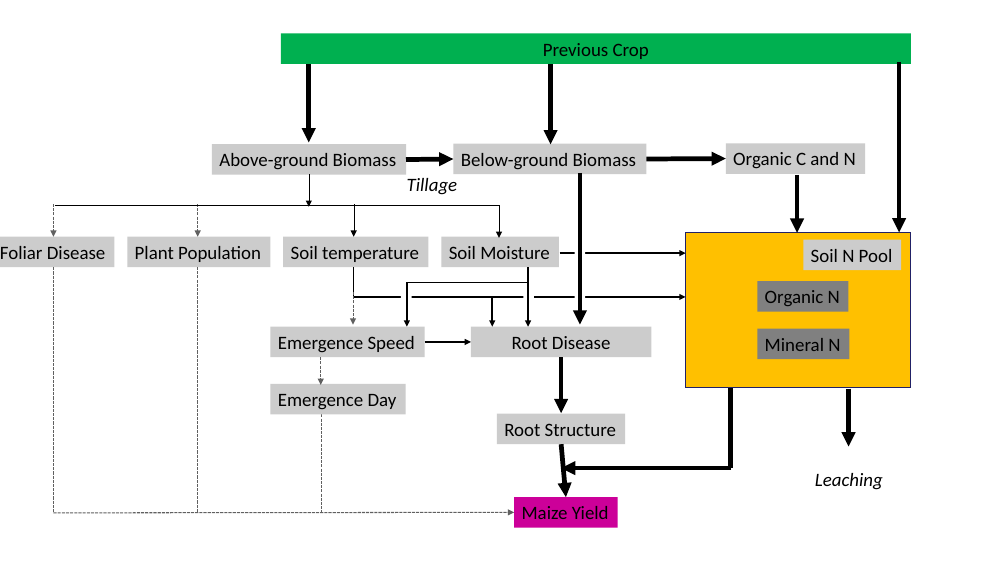
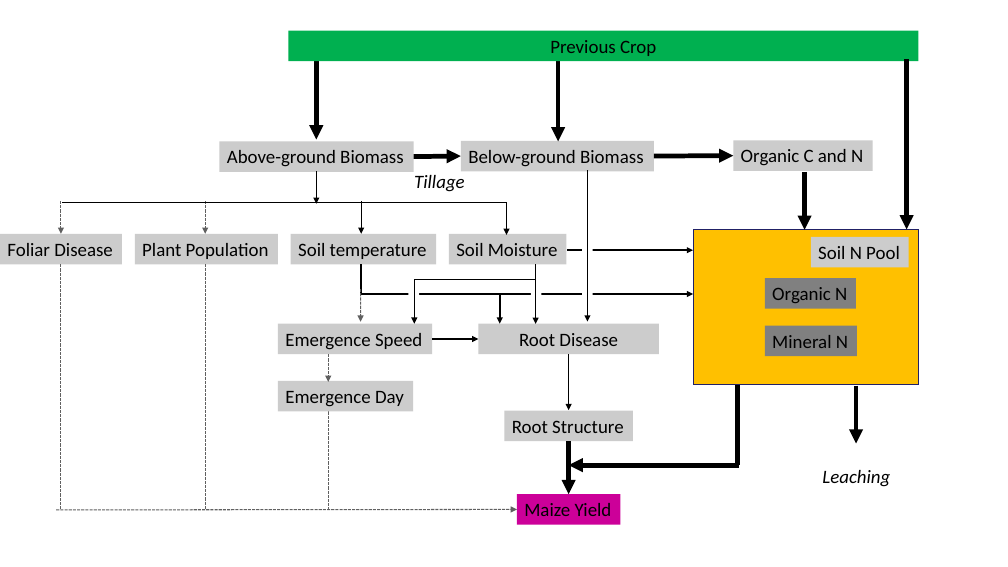
Before and after one commit to vanichols/ghproj_ccgap, a slide deck: slide 3 of manuscript/rafa-style-schematic-v1.pptx. Drawn at 1008x567 pixels with LibreOffice and Linux fonts; fonts in the diff are those of the drawing. Boxes give left, top, right and bottom in pixels: in the first picture for what was removed or moved away, otherwise in the second. Text is boxed around its words. In the diff, an @@ line names an element or a change of style, - is before the commit and + after.

```diff
--- a/manuscript/rafa-style-schematic-v1.pptx
+++ b/manuscript/rafa-style-schematic-v1.pptx
@@ 9 arrows, 5 rectangles, 3 lines, 1 text moved together from (x1=0, y1=62, x2=899, y2=513) to (x1=0, y1=59, x2=907, y2=510) @@
@@ arrow (588, 170) - (588, 321): stroke #000000 4.5 pt to #000000 1.5 pt @@
@@ rectangle moved from (x1=575, y1=248, x2=585, y2=260) to (x1=582, y1=246, x2=593, y2=258) @@
@@ arrow moved from (321, 357) - (321, 385) to (328, 355) - (328, 382) @@
@@ 14 rectangles, 12 arrows, 4 lines, 1 text moved together from (x1=54, y1=33, x2=911, y2=513) to (x1=61, y1=30, x2=919, y2=510) @@
@@ arrow moved from (561, 357) - (561, 413) to (569, 355) - (569, 411) @@
@@ arrow (569, 355) - (569, 411): stroke #000000 4.5 pt to #000000 1.5 pt @@
@@ arrow moved from (561, 445) - (566, 498) to (569, 442) - (569, 495) @@
@@ arrow moved from (54, 513) - (514, 513) to (56, 510) - (517, 510) @@
```
Also in this commit, not shown: 11 other files.
